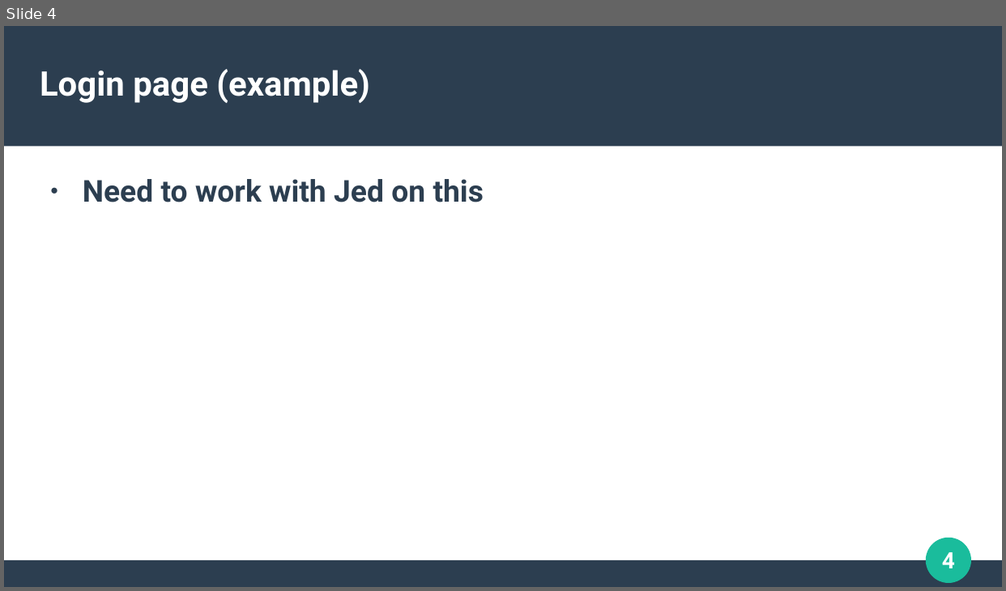
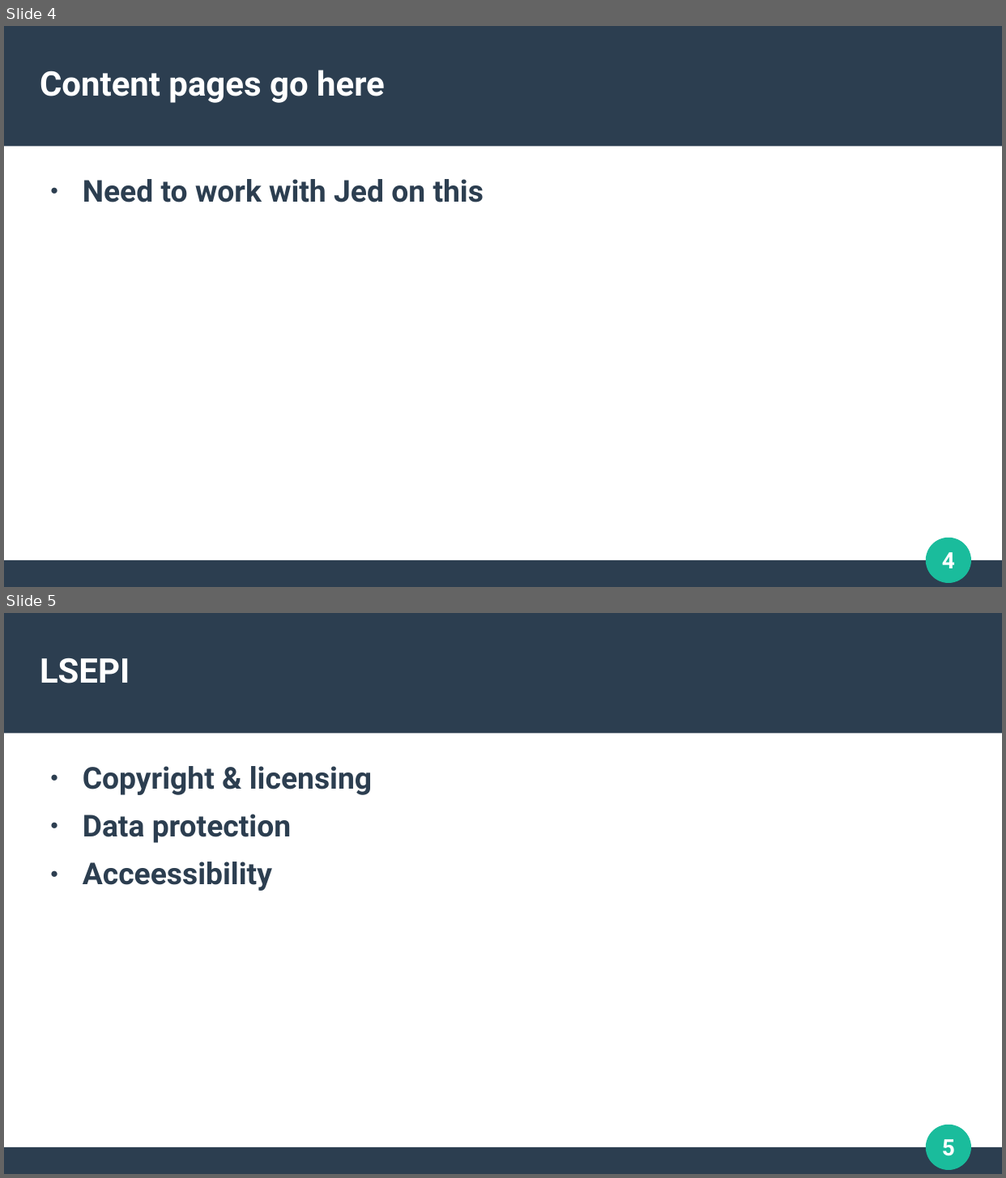
Before and after one commit to JedPattersonn/SHU-Project, a slide deck: doc/presentation.ppt. Shown one above the other, each under a label of ours: slide 4 before the commit, slides 4 and 5 after it. The pictures are 1006x591 and 1006x1178 pixels, drawn with LibreOffice and Linux fonts; fonts in the diff are those of the drawing. Boxes give left, top, right and bottom in pixels: in the first picture for what was removed or moved away, otherwise in the second. Text is boxed around its words. In the diff, an @@ line names an element or a change of style, - is before the commit and + after.

```diff
--- a/doc/presentation.ppt
+++ b/doc/presentation.ppt
@@ slide 5 added at box(4, 613, 1002, 1174), background #FFFFFF; not listed: 4 template elements that a slide beside it also shows @@
@@ title added at box(40, 658, 130, 683), 27 pt, text #FFFFFF, bold @@
+LSEPI
@@ text added at box(83, 766, 372, 891), 24 pt, text #2C3E50, bold @@
+● Copyright & licensing
+● Data protection
+● Acceessibility
@@ slide 4 changed as well @@
@@ title at box(40, 70, 385, 103): text changed @@
-Login page (example)
+Content pages go here
```
Also in this commit, not shown: 1 slide removed, 3 other files.
